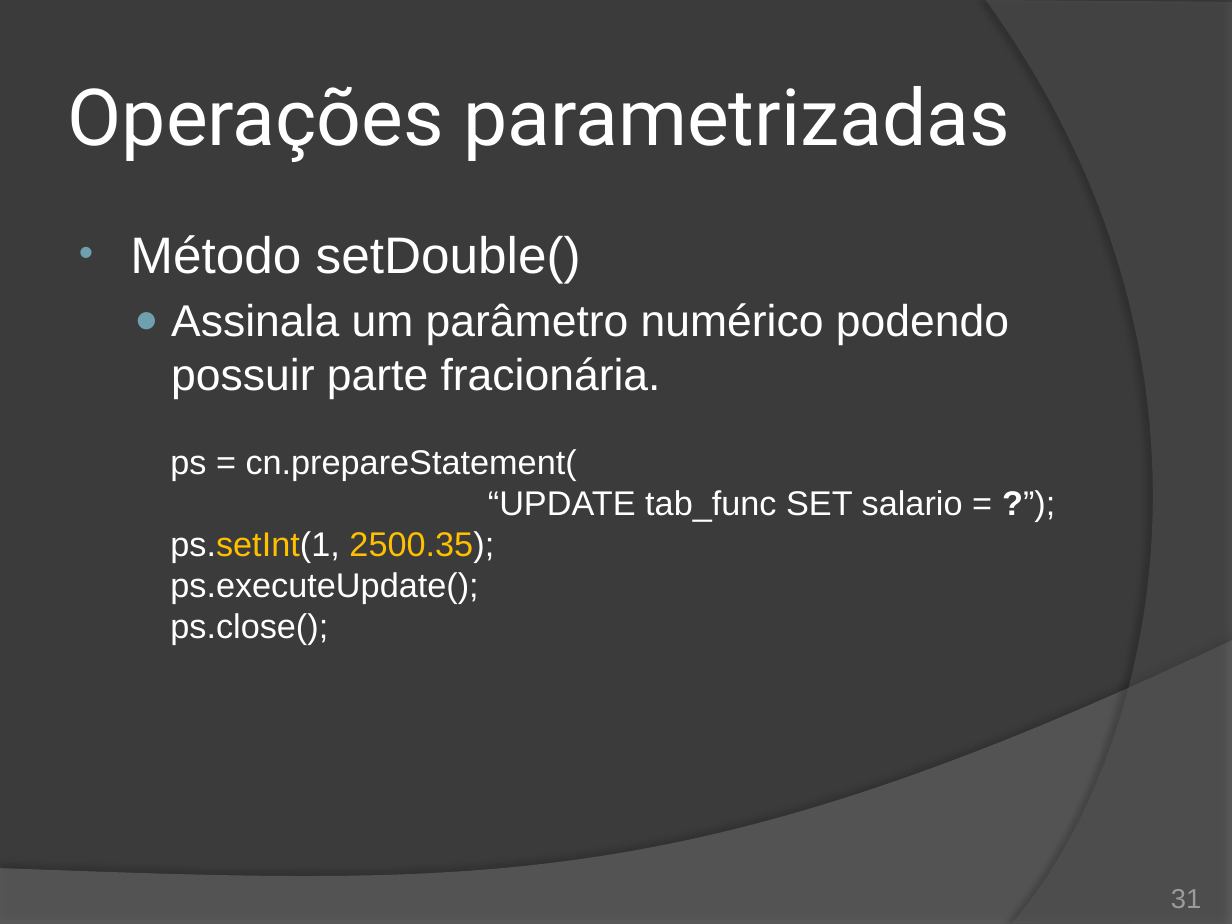
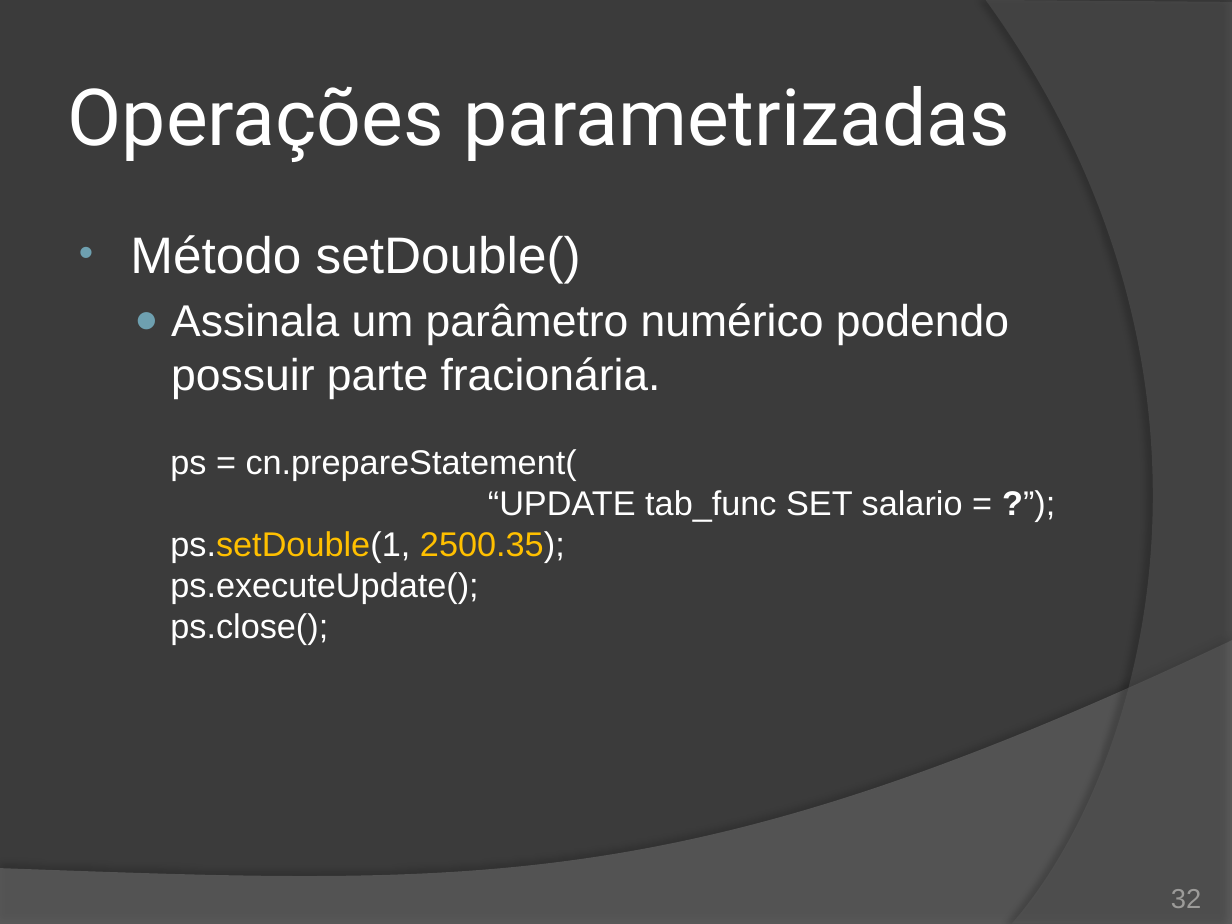
Before and after one commit to duchesqui/slzvieira-training, a slide deck: slide 32 of 2-Java-Programmer-Modulo-II/19.Capitulo11.pptx (slide 31 before the commit). Drawn at 1232x924 pixels with LibreOffice and Linux fonts; fonts in the diff are those of the drawing. Boxes give left, top, right and bottom in pixels: in the first picture for what was removed or moved away, otherwise in the second. Text is boxed around its words. In the diff, an @@ line names an element or a change of style, - is before the commit and + after.

```diff
--- a/2-Java-Programmer-Modulo-II/19.Capitulo11.pptx
+++ b/2-Java-Programmer-Modulo-II/19.Capitulo11.pptx
@@ text at (170, 531, 565, 562): text changed @@
-  ps.setInt(1, 2500.35);
+  ps.setDouble(1, 2500.35);
@@ page number at (1171, 889, 1201, 908): text changed @@
-31
+32
```
Also in this commit, not shown: 2 other slides changed, 1 slide added, 33 other files.
